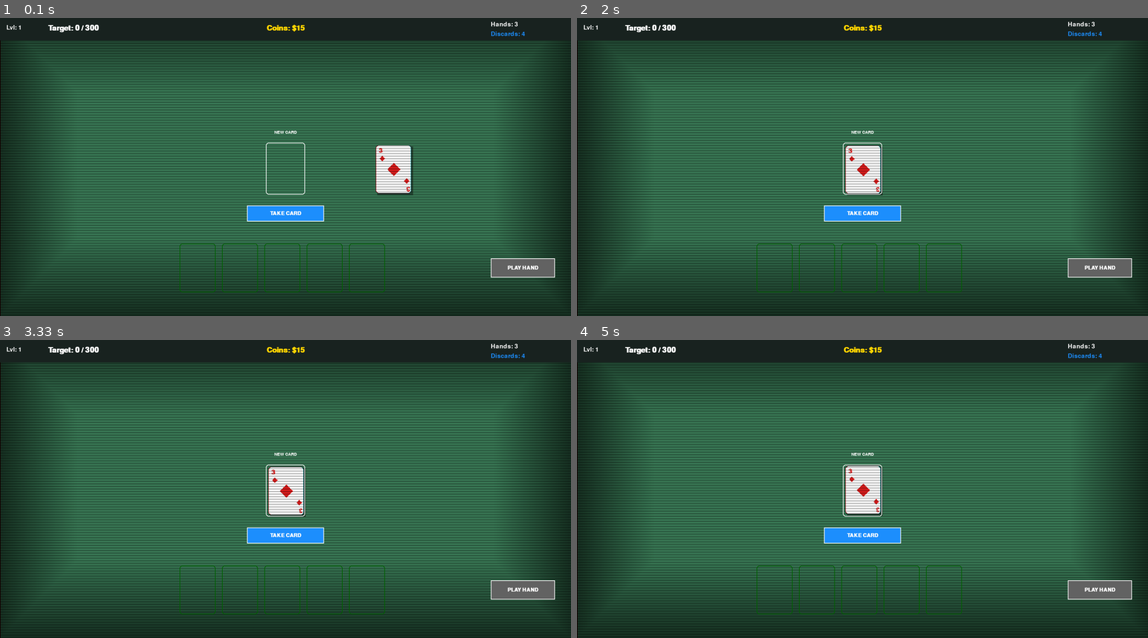
Above: before the commit, frames 1-4 (two rows, left to right).
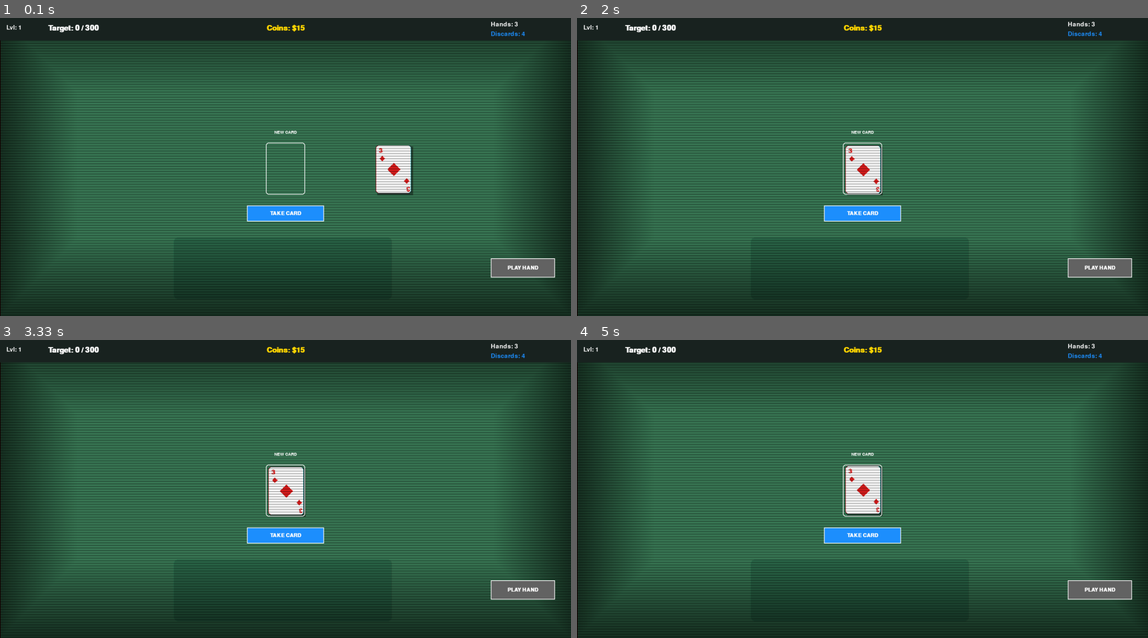
Above: after the commit, the same moments.

Repository: BenLevintan/Card-game-pygame
Game: pygame game, started from main.py
The game is run twice, just before and just after one commit, with the same random seed, the same clock (stepped at 60 frames per second) and the same inputs.
Inputs (mouse positions are in pixels of both pictures, inside the frame that each line leads up to):
- Up to frame 1 (0.1 s): no input
- Up to frame 2 (2 s): click (1102, 268) at 0.38 s
- Up to frame 3 (3.33 s): no input
- Up to frame 4 (5 s): click (782, 426) at 3.72 s; click (1010, 462) at 4.05 s; click (1102, 590) at 4.38 s; click (1102, 590) at 4.72 s

The runs differ from the first frame. In frame 1, 0.4% of the frame differs, in the area x 31-68%, y 75-93%; in frame 2, 0.4%; in frame 3, 0.3%; in frame 4, 0.4%.

Commit message:
changed playing mat - now not clip throught cards

Diff:
--- a/main.py
+++ b/main.py
@@ -559,6 +559,14 @@
             pass
 
         else:
+            # Draw the unified playmat background behind the cards
+            playmat_color = (45, 105, 75) # Darker green than COLOR_BG
+            start_x = (config.SCREEN_WIDTH - (config.MAX_HAND_SIZE * (config.CARD_WIDTH + 20))) / 2 + config.CARD_WIDTH / 2
+            total_slots_width = (config.MAX_HAND_SIZE - 1) * (config.CARD_WIDTH + 20) + config.CARD_WIDTH
+            pm_x = start_x - config.CARD_WIDTH / 2 - 20
+            pm_y = config.HAND_Y - config.CARD_HEIGHT / 2 - 20
+            pygame.draw.rect(self.screen, playmat_color, (pm_x, pm_y, total_slots_width + 40, config.CARD_HEIGHT + 40), border_radius=12)
+
             ui_elements.draw_shadows(self.screen, self.card_list)
             self.card_list.draw(self.screen)
             for card in self.card_list: card.draw_modifier(self.screen)
@@ -645,11 +653,6 @@
                 line_surf = ui_elements.FONT_16.render(line, True, config.COLOR_GOLD)
                 self.screen.blit(line_surf, (config.SCREEN_WIDTH - 200, start_y + (i * 25)))
 
-            start_x = (config.SCREEN_WIDTH - (config.MAX_HAND_SIZE * (config.CARD_WIDTH + 20))) / 2 + config.CARD_WIDTH / 2
-            for i in range(config.MAX_HAND_SIZE):
-                slot_x = start_x + i * (config.CARD_WIDTH + 20)
-                pygame.draw.rect(self.screen, config.COLOR_GREEN, (slot_x - config.CARD_WIDTH/2, config.HAND_Y - config.CARD_HEIGHT/2, config.CARD_WIDTH, config.CARD_HEIGHT), 2, border_radius=8)
-
             if self.state != GameState.GAME_OVER:
                 pygame.draw.rect(self.screen, config.COLOR_WHITE, (config.DRAWN_CARD_X - config.CARD_WIDTH/2 - 5, config.DRAWN_CARD_Y - config.CARD_HEIGHT/2 - 5, config.CARD_WIDTH + 10, config.CARD_HEIGHT + 10), 2, border_radius=8)
                 nc_surf = ui_elements.FONT_12.render("NEW CARD", True, config.COLOR_WHITE)
